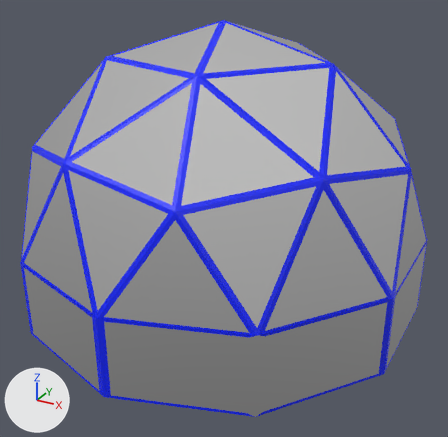
A saved change to the Blender file Assets/Models/garden.blend.
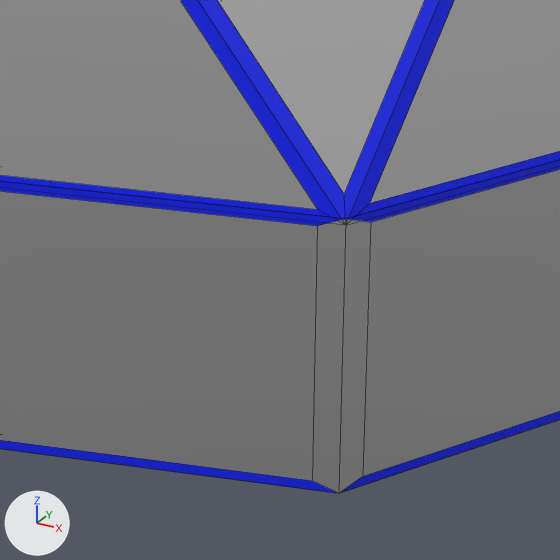
There are two pictures of each version: one whole from a 50 mm lens placed at (5.63, -10.22, 6.74), pointed at (0.21, -0.36, 1.81), one close up on the part from 35% to 72% of the width and 62% to 100% of the height. The lights are fixed; the arrows at lower left show +X, +Y and +Z. The close-ups show mesh edges as thin lines.

In view in the first close-up: 'Base', 'Dome'.
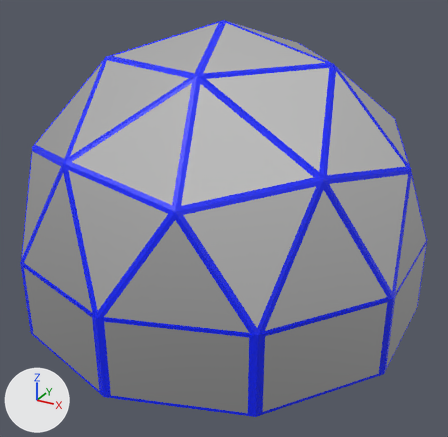
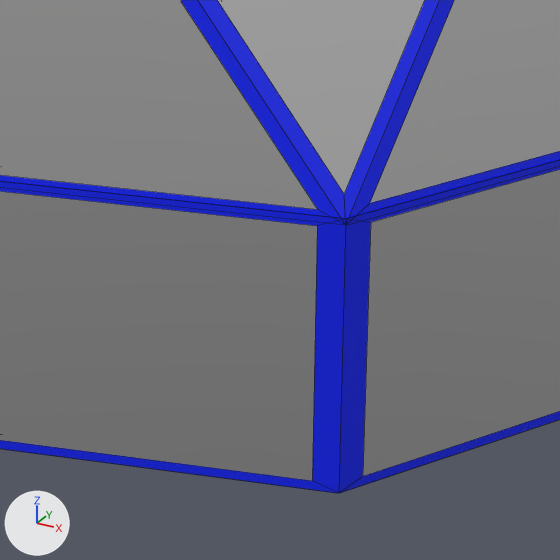
What differs and where, as boxes (x1, y1, x2, y2) in the close-ups (560 x 560 px):
part 1 of me_icosphere, recoloured (grey to blue): (312, 219, 371, 493) in both

The change, as a list of edits to the scene's bpy script:
```text
Change me_icosphere:
    where me_icosphere.from_pydata(...)  # 205 vertices, 199 faces; spans x -3.84..3.84, y -4.04..4.04, z -1.0..0.51
    used by ob_base; location = (0.0, 0.0, 1.0)
    me_icosphere part 1: all 2 faces centred in x 2.32..2.41, y -3.29..-3.22, z -0.24 switch from mat_glas to mat_border (blue #0020ff)
```
